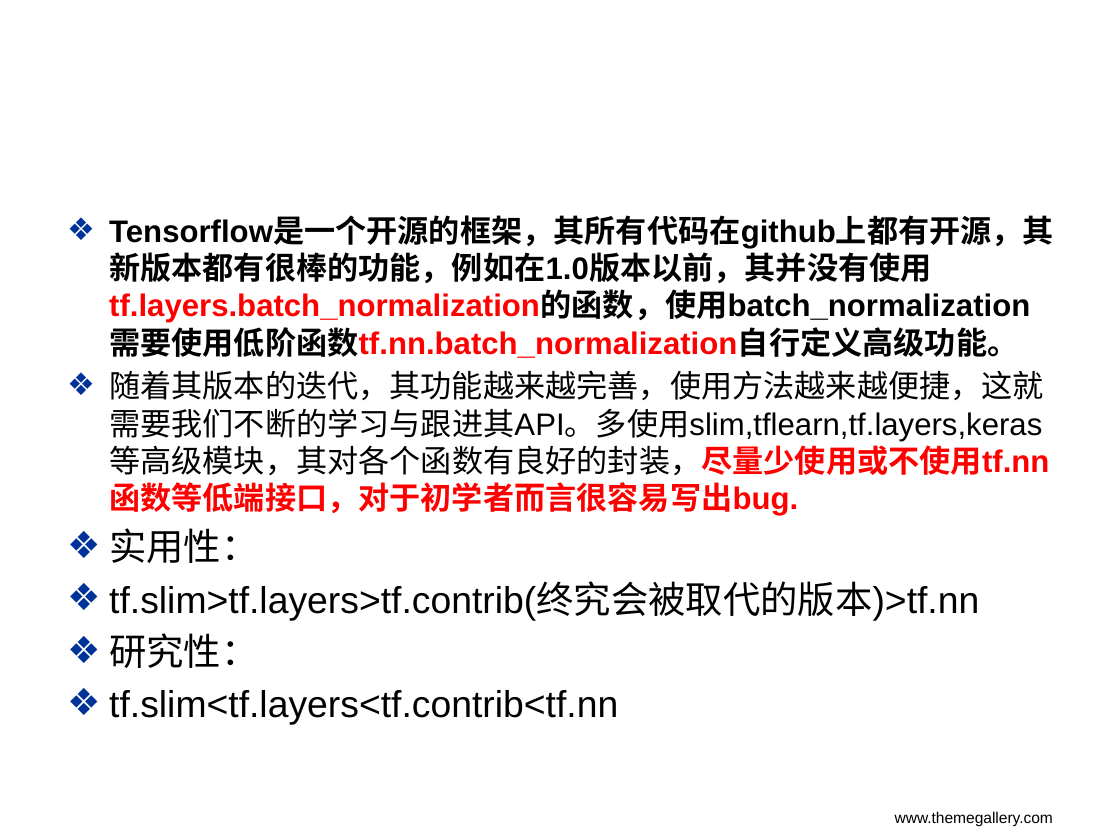
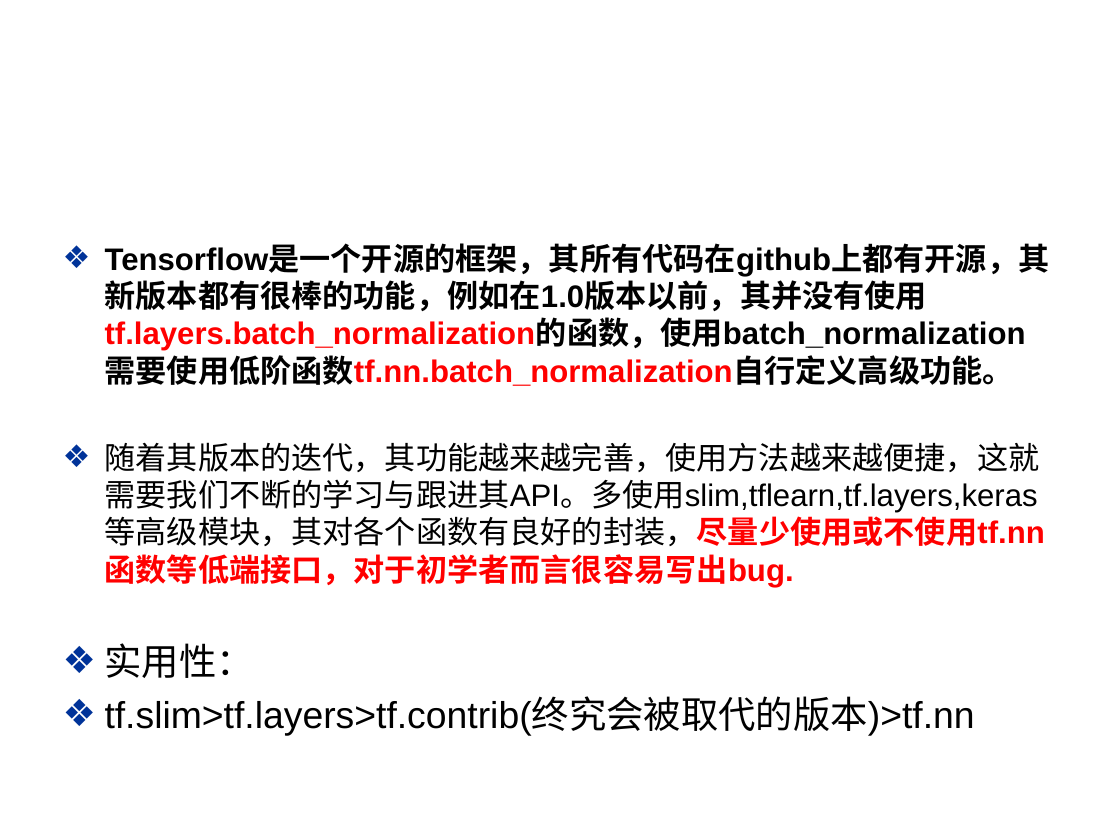
Before and after one commit to Asurada2015/Test, a slide deck: slide 23 of Prediction based on convolutional neural network/worklog/Deeplearning tricks.pptx. Drawn at 1120x840 pixels with LibreOffice and Linux fonts; fonts in the diff are those of the drawing; background and template pictures are left out. Boxes give left, top, right and bottom in pixels: in the first picture for what was removed or moved away, otherwise in the second. Text is boxed around its words. In the diff, an @@ line names an element or a change of style, - is before the commit and + after.

```diff
--- a/Prediction based on convolutional neural network/worklog/Deeplearning tricks.pptx
+++ b/Prediction based on convolutional neural network/worklog/Deeplearning tricks.pptx
@@ text "Tensorflow是一个开源的框架，其所有代码在github上都有开源，其新版本都有很棒的功能，例如在1.0版本以前， ...": place and size @@
-text "Tensorflow是一个开源的框架，其所有代码在github上都有开源，其新版本都有很棒的功能，例如在1.0版本以前， ..." at <box>109,217,1054,725</box>
+text "Tensorflow是一个开源的框架，其所有代码在github上都有开源，其新版本都有很棒的功能，例如在1.0版本以前， ..." at <box>105,245,1050,735</box>
@@ text at <box>109,633,618,725</box>: paragraphs removed @@
-❖ 研究性：
-❖ tf.slim<tf.layers<tf.contrib<tf.nn
@@ text removed at <box>895,811,1053,827</box> @@
-www.themegallery.com
```
Also in this commit, not shown: 16 other slides changed, 11 slides added, 53 slides removed, 2 other files.
